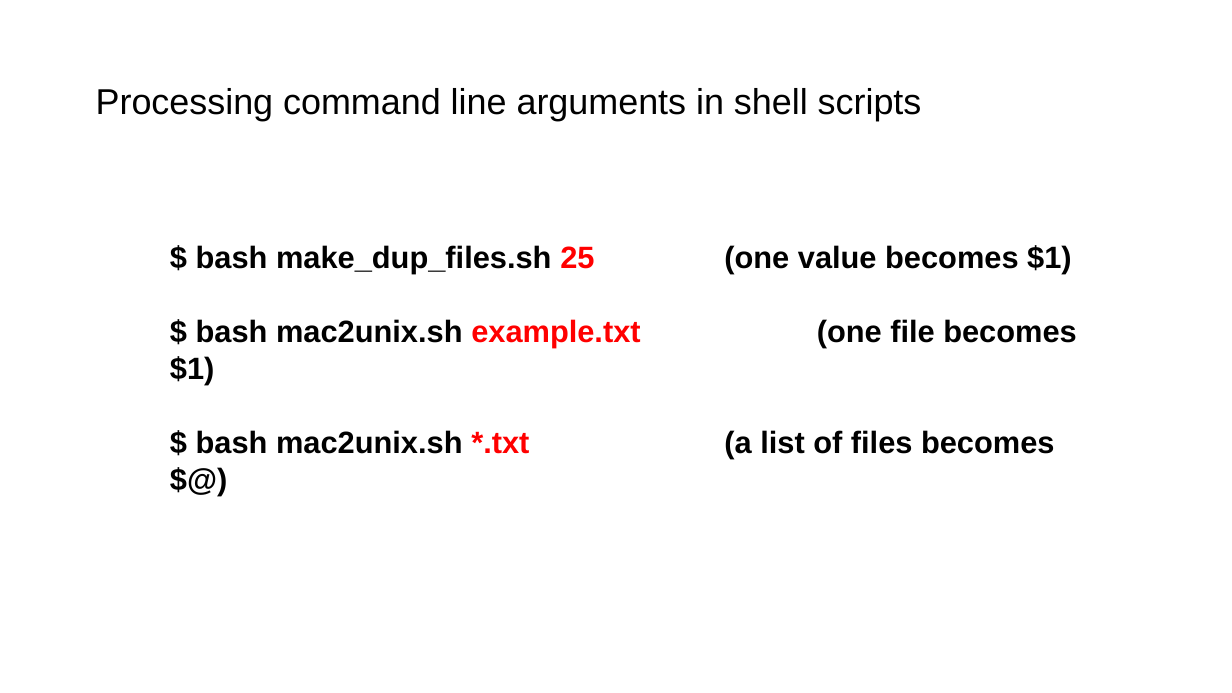
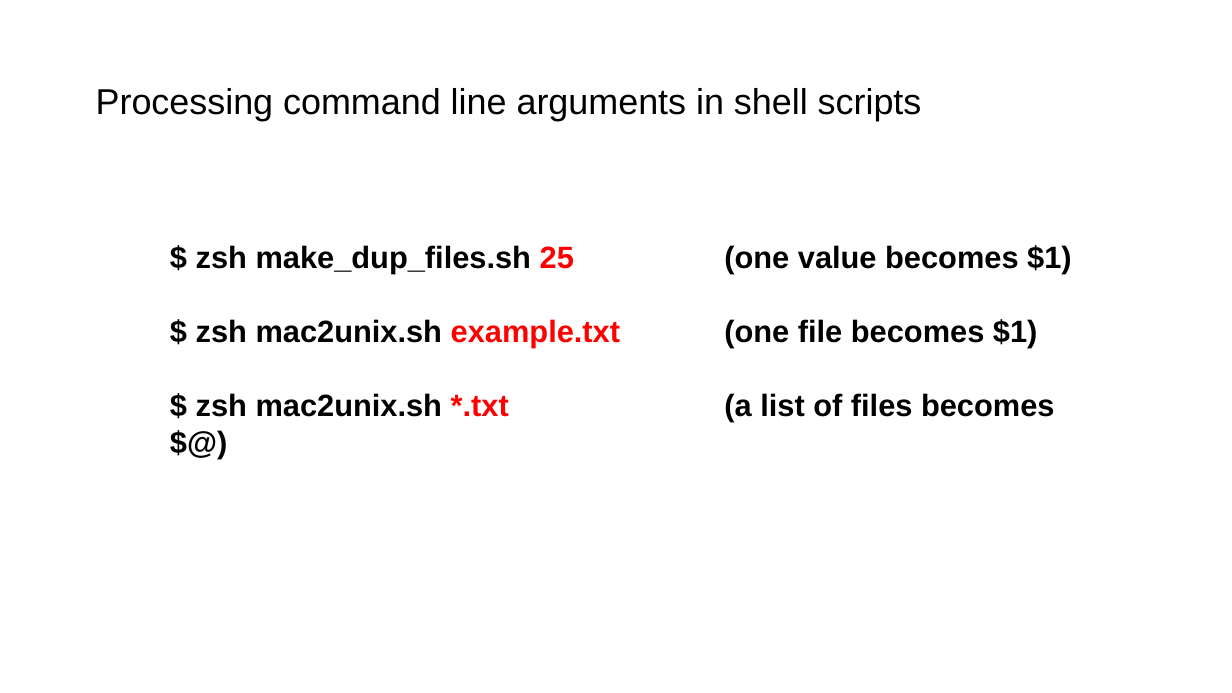
Before and after one commit to tparchman/F26_BIOL792, a slide deck: slide 14 of week4_unixIV/week4.pptx. Drawn at 1232x693 pixels with LibreOffice and Linux fonts; fonts in the diff are those of the drawing. Boxes give left, top, right and bottom in pixels: in the first picture for what was removed or moved away, otherwise in the second. Text is boxed around its words. In the diff, an @@ line names an element or a change of style, - is before the commit and + after.

```diff
--- a/week4_unixIV/week4.pptx
+++ b/week4_unixIV/week4.pptx
@@ text at box(196, 245, 1072, 422): text changed @@
-$ bash make_dup_files.sh 25 (one value becomes $1)
-$ bash mac2unix.sh example.txt (one file becomes $1)
-$ bash mac2unix.sh *.txt (a list of files becomes $@)
+$ zsh make_dup_files.sh 25 (one value becomes $1)
+$ zsh mac2unix.sh example.txt (one file becomes $1)
+$ zsh mac2unix.sh *.txt (a list of files becomes $@)
```
Also in this commit, not shown: 3 other slides changed, 15 other files.
